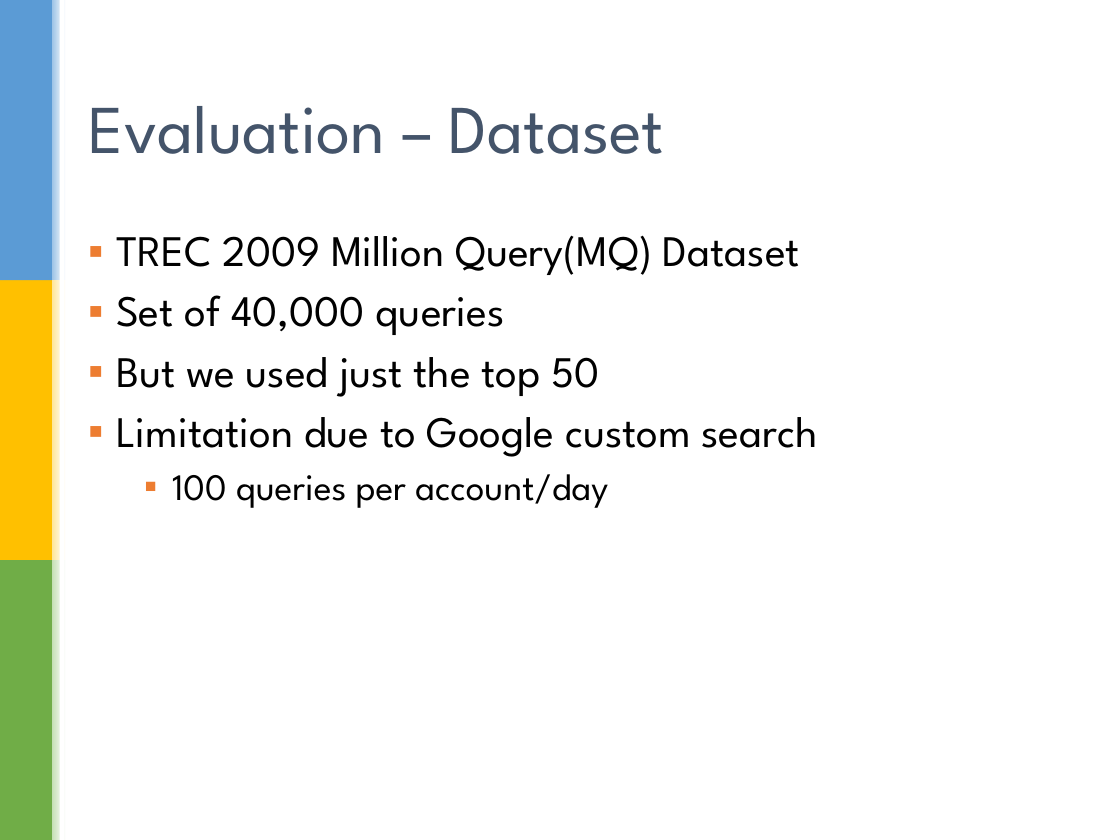
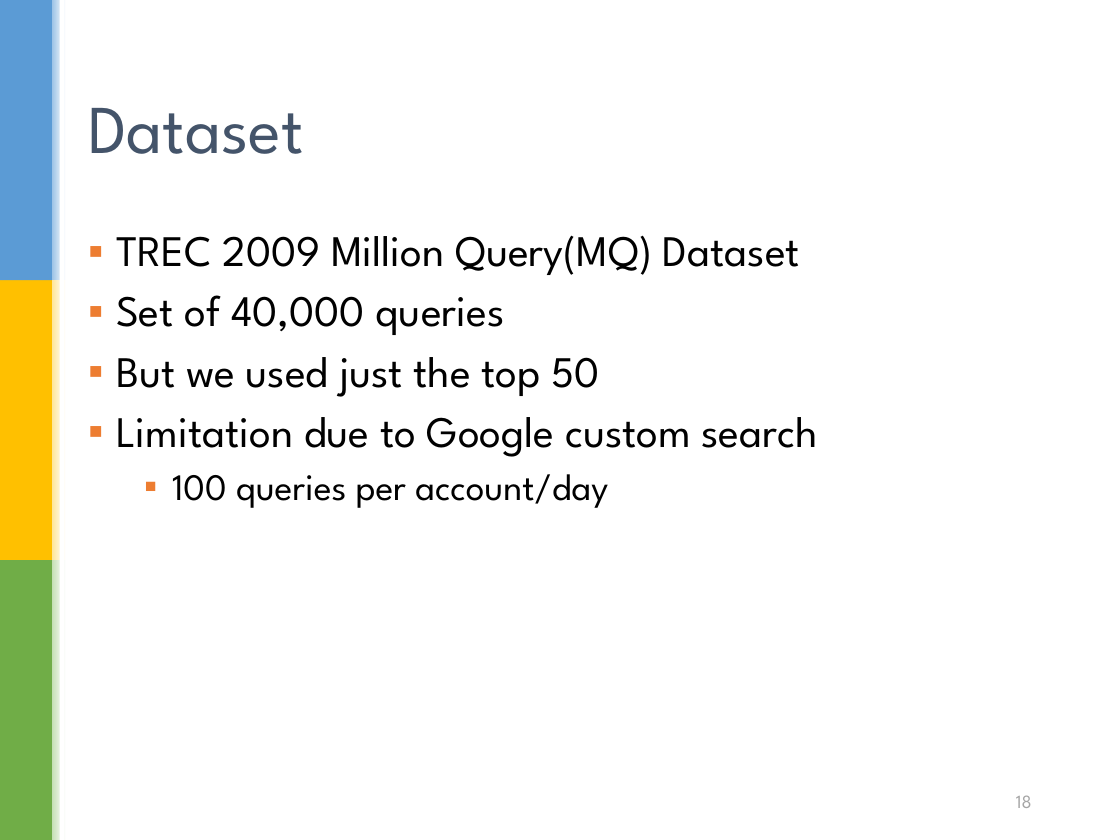
Before and after one commit to cmkumar87/CS5246Test, a slide deck: slide 18 of doc/Diversification_of _search_results_April_17.pptx. Drawn at 1120x840 pixels with LibreOffice and Linux fonts; fonts in the diff are those of the drawing; background and template pictures are left out. Boxes give left, top, right and bottom in pixels: in the first picture for what was removed or moved away, otherwise in the second. Text is boxed around its words. In the diff, an @@ line names an element or a change of style, - is before the commit and + after.

```diff
--- a/doc/Diversification_of _search_results_April_17.pptx
+++ b/doc/Diversification_of _search_results_April_17.pptx
@@ title at [88,108,303,154]: text changed @@
-Evaluation – Dataset
+Dataset
@@ page number added at [1016,795,1032,808], 12 pt, text #A5A5A5 @@
+18
```
Also in this commit, not shown: 17 other slides changed, 1 slide added, 1 slide removed.
